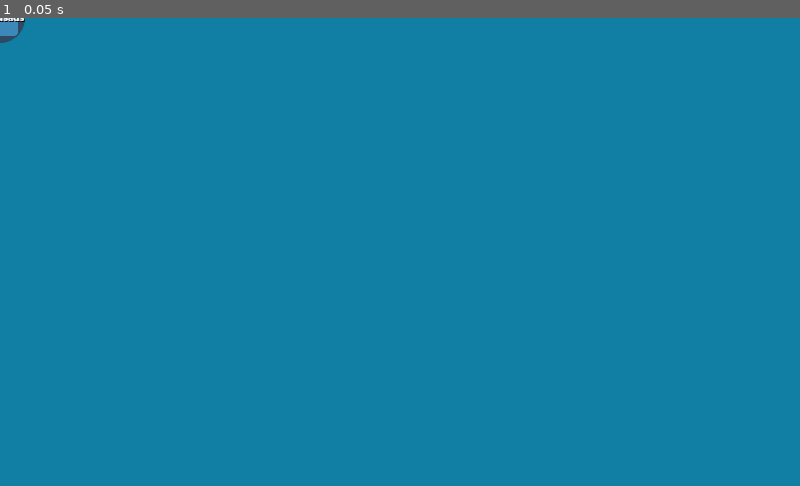
Above: before the commit, frame 1.
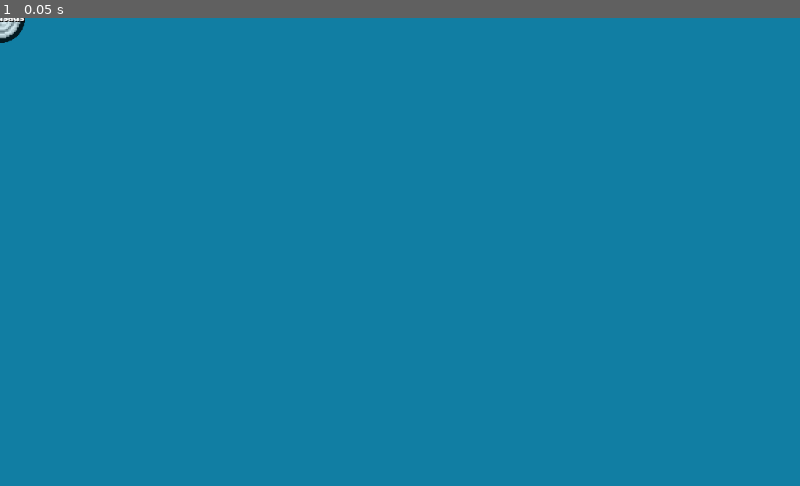
Above: after the commit, the same moment.

Repository: kybek/disconnect
Game: Godot game, scene res://src/stone.tscn
Two runs of this game, one before a commit and one after it. Both use one fixed random seed, a clock stepped at 60 frames per second and the inputs below. This scene is started directly instead of the project's main scene. The engine's default icon, where the game draws it, is replaced by a stand-in: a white triangle on a blue panel in a dark square.
Inputs:
- Up to frame 1 (0.05 s): no input

The runs differ from the first frame. In frame 1, 0.1% of the frame differs, in the area x 0-4%, y 0-6%.

Commit message:
Added textures to stones, closed #2

Diff:
--- a/src/stone.tscn
+++ b/src/stone.tscn
@@ -1,7 +1,7 @@
 [gd_scene load_steps=6 format=2]
 
 [ext_resource path="res://src/round_shader.shader" type="Shader" id=1]
-[ext_resource path="res://icon.png" type="Texture" id=2]
+[ext_resource path="res://assets/checker.png" type="Texture" id=2]
 
 [sub_resource type="ShaderMaterial" id=1]
 shader = ExtResource( 1 )
@@ -18,6 +18,7 @@
 
 [node name="sprite" type="Sprite" parent="."]
 material = SubResource( 1 )
+scale = Vector2( 2, 2 )
 texture = ExtResource( 2 )
 
 [node name="by_who" type="Label" parent="."]
Binary file added: assets/checker.png
Not shown, added: assets/checker.png.import
